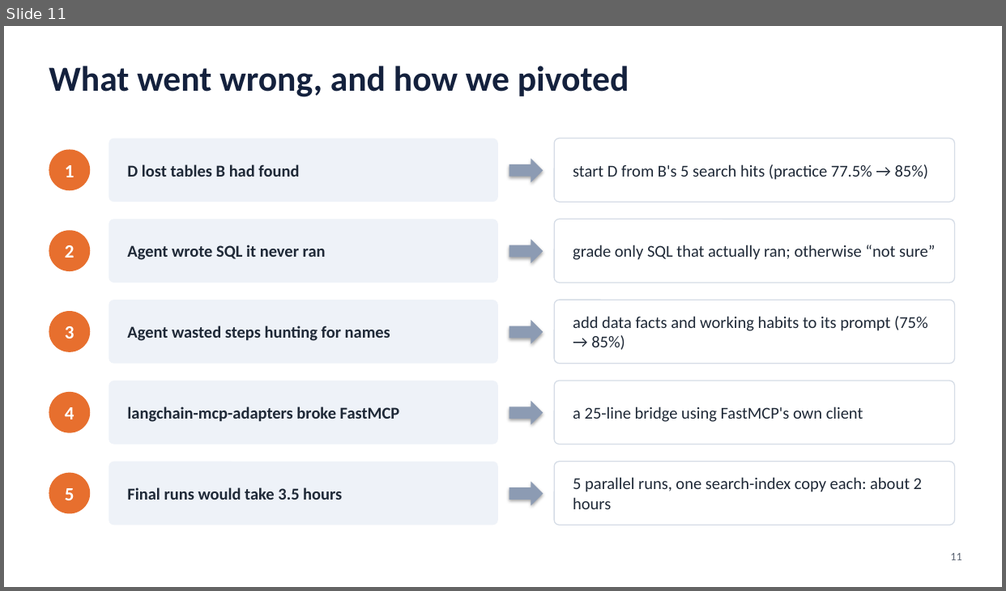
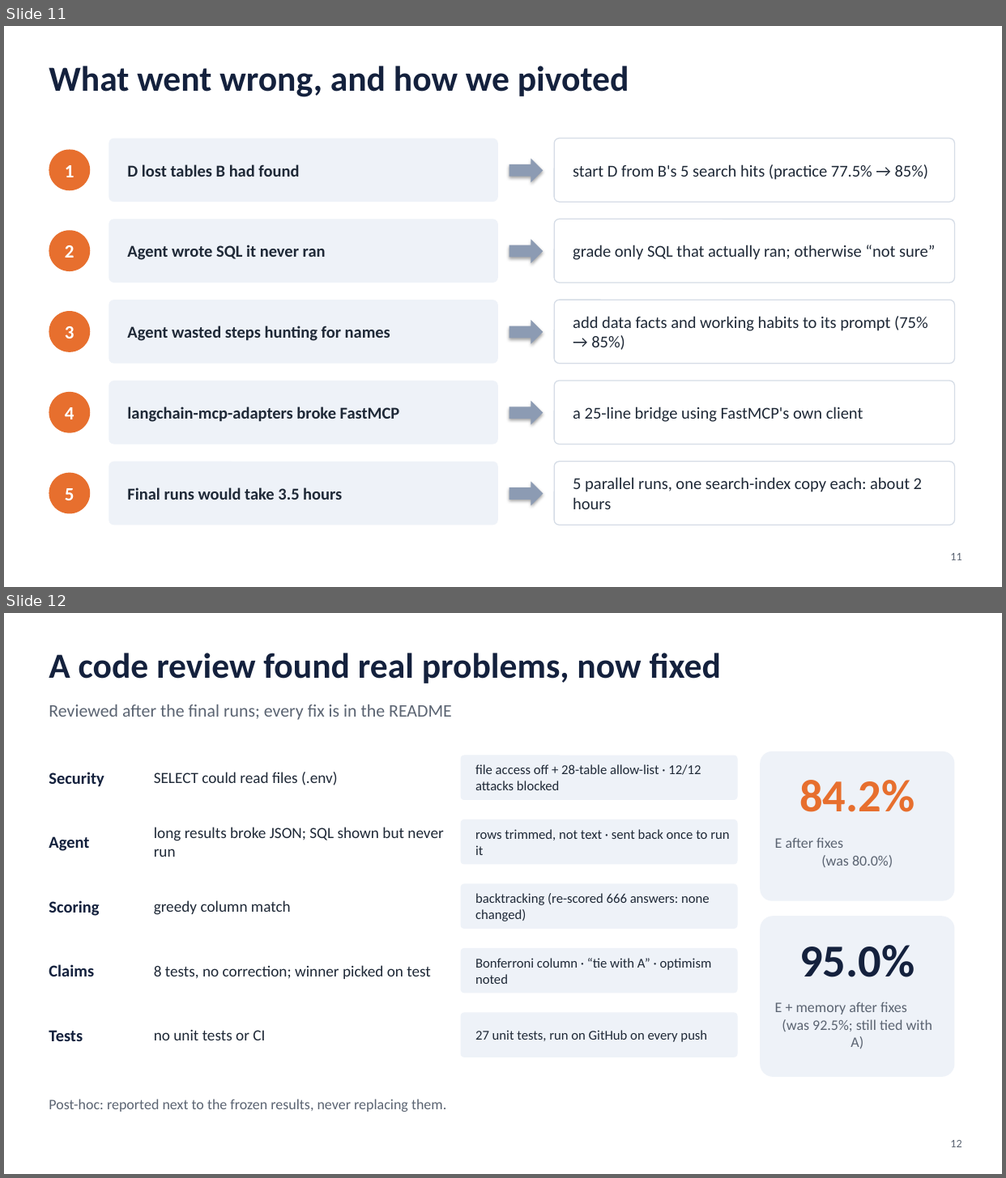
Before and after one commit to anshikachaurasia/AdsKG_agent, a slide deck: docs/AdsKG_Agent_Presentation.pptx. Shown one above the other, each under a label of ours: slide 11 before the commit, slides 11 and 12 after it. The pictures are 1006x591 and 1006x1178 pixels, drawn with LibreOffice and Linux fonts; fonts in the diff are those of the drawing. Boxes give left, top, right and bottom in pixels: in the first picture for what was removed or moved away, otherwise in the second. Text is boxed around its words. In the diff, an @@ line names an element or a change of style, - is before the commit and + after.

```diff
--- a/docs/AdsKG_Agent_Presentation.pptx
+++ b/docs/AdsKG_Agent_Presentation.pptx
@@ slide 12 added at [4, 613, 1002, 1174], background #FFFFFF @@
@@ text added at [49, 653, 721, 683], 34 pt, text #14213D, bold @@
+A code review found real problems, now fixed
@@ text added at [49, 705, 452, 720], 17 pt, text #5B6472 @@
+Reviewed after the final runs; every fix is in the README
@@ rounded rectangle added at [461, 756, 738, 800], fill #EEF2F8 @@
@@ rounded rectangle added at [760, 752, 955, 901], fill #EEF2F8 @@
@@ text added at [49, 772, 104, 787], 16 pt, text #14213D, bold @@
+Security
@@ text added at [154, 772, 338, 786], 15 pt, text #1F2937 @@
+SELECT could read files (.env)
@@ text added at [475, 764, 701, 790], 13 pt, text #1F2937 @@
+file access off + 28-table allow-list · 12/12 attacks blocked
@@ text added at [799, 780, 914, 812], 44 pt, text #E76F2E, bold @@
+84.2%
@@ text added at [154, 827, 443, 857], 15 pt, text #1F2937 @@
+long results broke JSON; SQL shown but never run
@@ rounded rectangle added at [461, 820, 738, 865], fill #EEF2F8 @@
@@ text added at [475, 829, 729, 855], 13 pt, text #1F2937 @@
+rows trimmed, not text · sent back once to run it
@@ text added at [49, 837, 89, 851], 16 pt, text #14213D, bold @@
+Agent
@@ text added at [775, 837, 893, 867], 14 pt, text #5B6472 @@
+E after fixes
+(was 80.0%)
@@ text added at [49, 901, 99, 916], 16 pt, text #14213D, bold @@
+Scoring
@@ text added at [154, 901, 291, 915], 15 pt, text #1F2937 @@
+greedy column match
@@ rounded rectangle added at [461, 884, 738, 929], fill #EEF2F8 @@
@@ text added at [475, 893, 710, 922], 13 pt, text #1F2937 @@
+backtracking (re-scored 666 answers: none changed)
@@ rounded rectangle added at [760, 916, 955, 1077], fill #EEF2F8 @@
@@ rounded rectangle added at [461, 948, 738, 994], fill #EEF2F8 @@
@@ text added at [799, 945, 914, 977], 44 pt, text #14213D, bold @@
+95.0%
@@ text added at [49, 965, 94, 977], 16 pt, text #14213D, bold @@
+Claims
@@ text added at [154, 965, 431, 979], 15 pt, text #1F2937 @@
+8 tests, no correction; winner picked on test
@@ text added at [475, 958, 712, 984], 13 pt, text #1F2937 @@
+Bonferroni column · “tie with A” · optimism noted
@@ rounded rectangle added at [461, 1013, 738, 1058], fill #EEF2F8 @@
@@ text added at [775, 1002, 932, 1049], 14 pt, text #5B6472 @@
+E + memory after fixes
+(was 92.5%; still tied with A)
@@ text added at [49, 1030, 83, 1041], 16 pt, text #14213D, bold @@
+Tests
@@ text added at [154, 1030, 265, 1041], 15 pt, text #1F2937 @@
+no unit tests or CI
@@ text added at [475, 1030, 707, 1042], 13 pt, text #1F2937 @@
+27 unit tests, run on GitHub on every push
@@ text added at [49, 1099, 446, 1112], 14 pt, text #5B6472 @@
+Post-hoc: reported next to the frozen results, never replacing them.
@@ text added at [950, 1140, 961, 1148], 11 pt, text #5B6472 @@
+12
```
Also in this commit, not shown: 4 slides changed, 44 other files.
